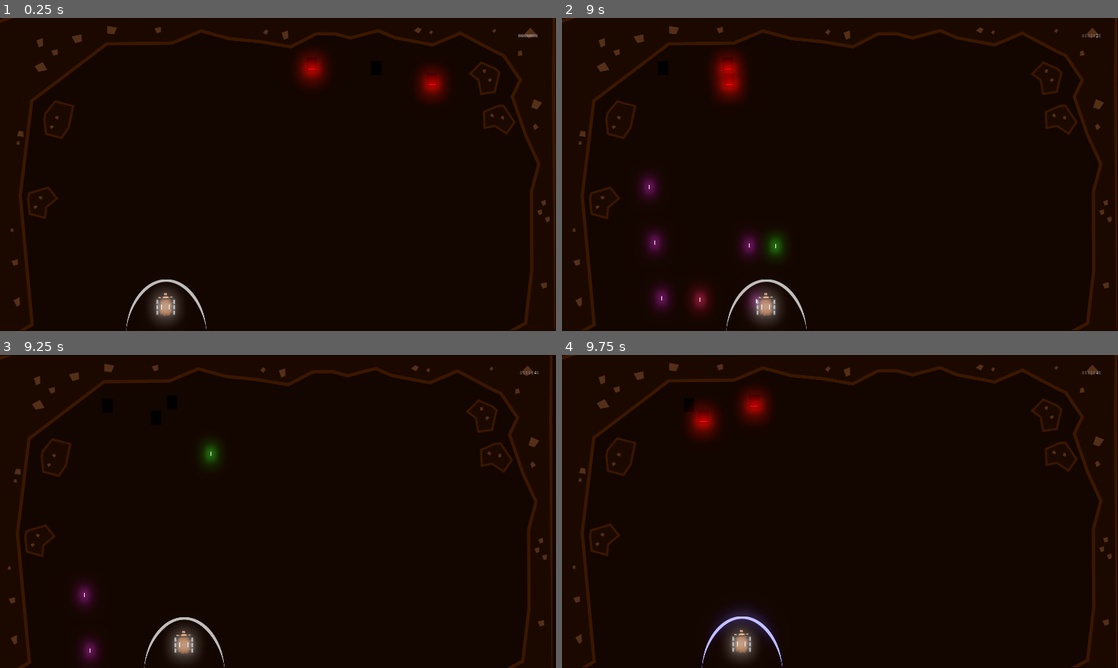
Above: before the commit, frames 1-4 (two rows, left to right).
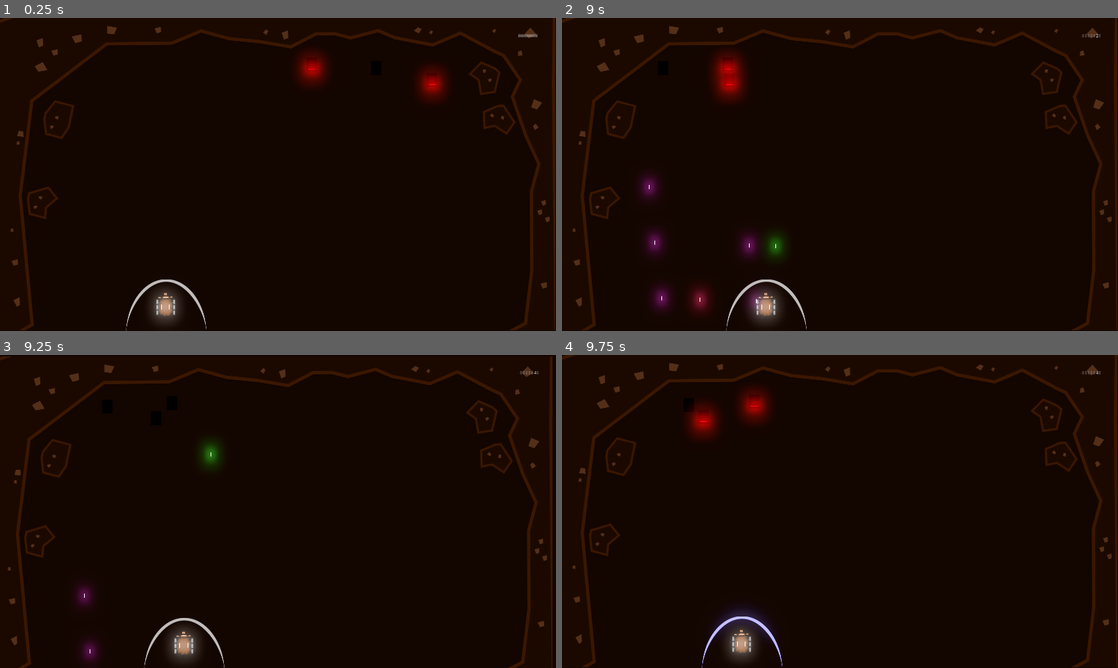
Above: after the commit, the same moments.

Repository: GameDrivenDesign/punk-wolf
Game: Godot game, scene res://game.tscn
Two runs of this game, one before a commit and one after it. Both use one fixed random seed, a clock stepped at 60 frames per second and the inputs below.
Inputs:
- Up to frame 1 (0.25 s): no input
- Up to frame 2 (9 s): hold Right (ui_right) 0.53-1.28 s; hold R (shield_blue) 0.53-1.28 s; hold Left (ui_left) 1.28-2.03 s; tap E (shield_red) at 1.35, 4.35, 7.35 s; hold Right (ui_right) 2.03-3.53 s; tap Q (shoot_0) at 2.1, 5.1, 8.1 s; tap W (shoot_1) at 2.85, 5.85, 8.85 s; hold R (shield_blue) 3.53-4.28 s; hold Left (ui_left) 3.53-5.78 s; hold Right (ui_right) 5.78-8.03 s; hold R (shield_blue) 6.53-7.28 s; hold Left (ui_left) from 8.03 s (still down)
- Up to frame 3 (9.25 s): keep holding Left (ui_left)
- Up to frame 4 (9.75 s): release Left (ui_left) at 9.53 s; hold Right (ui_right) from 9.53 s (still down); hold R (shield_blue) from 9.53 s (still down)

Frames 1-2 are identical in both runs. In frame 3, 0.8% of the frame differs, in the area x 0-100%, y 0-100%; in frame 4, nothing differs.

Commit message:
add particles when enemies are hit

Diff:
--- a/projectiles/Projectile.gd
+++ b/projectiles/Projectile.gd
@@ -19,7 +19,7 @@
 
 func _on_Projectile_body_entered(body):
 	if body.is_in_group(target_group):
-		body.take_damage(damage)
+		body.take_damage(damage, position)
 		queue_free()
 
 func _on_Projectile_area_entered(area):
--- a/projectiles/Projectile.tscn
+++ b/projectiles/Projectile.tscn
@@ -4,7 +4,7 @@
 [ext_resource path="res://projectiles/Projectile.gd" type="Script" id=2]
 
 [sub_resource type="RectangleShape2D" id=1]
-extents = Vector2( 1.04139, 2.0544 )
+extents = Vector2( 2.42107, 2.0544 )
 
 [node name="Projectile" type="Area2D"]
 scale = Vector2( 1, 3 )
--- a/sheep.gd
+++ b/sheep.gd
@@ -47,7 +47,7 @@
 
 	move_and_collide(velocity * delta)
 
-func take_damage(amount):
+func take_damage(amount, point):
 	health -= amount
 	emit_signal("hit")
 	$"../camera".add_trauma(1)
--- a/wolf.gd
+++ b/wolf.gd
@@ -45,7 +45,7 @@
 			projectile.set_color(color_index)
 			get_parent().add_child(projectile)
 
-func take_damage(damage):
+func take_damage(damage, point):
 	hitpoints -= damage
 
 	if hitpoints <= 0:
@@ -54,3 +54,8 @@
 		get_parent().add_child(fx)
 		queue_free()
 		emit_signal("killed")
+	else:
+		var fx = preload("res://projectiles/particles_deflected.tscn").instance()
+		fx.position = point
+		fx.rotation_degrees = 180
+		get_parent().add_child(fx)
